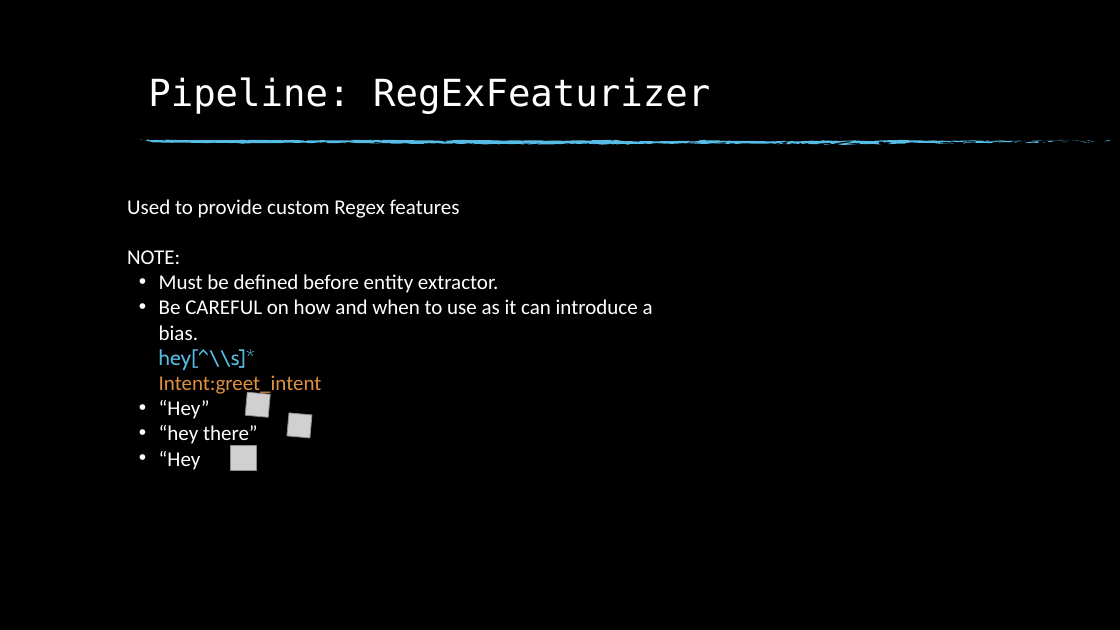
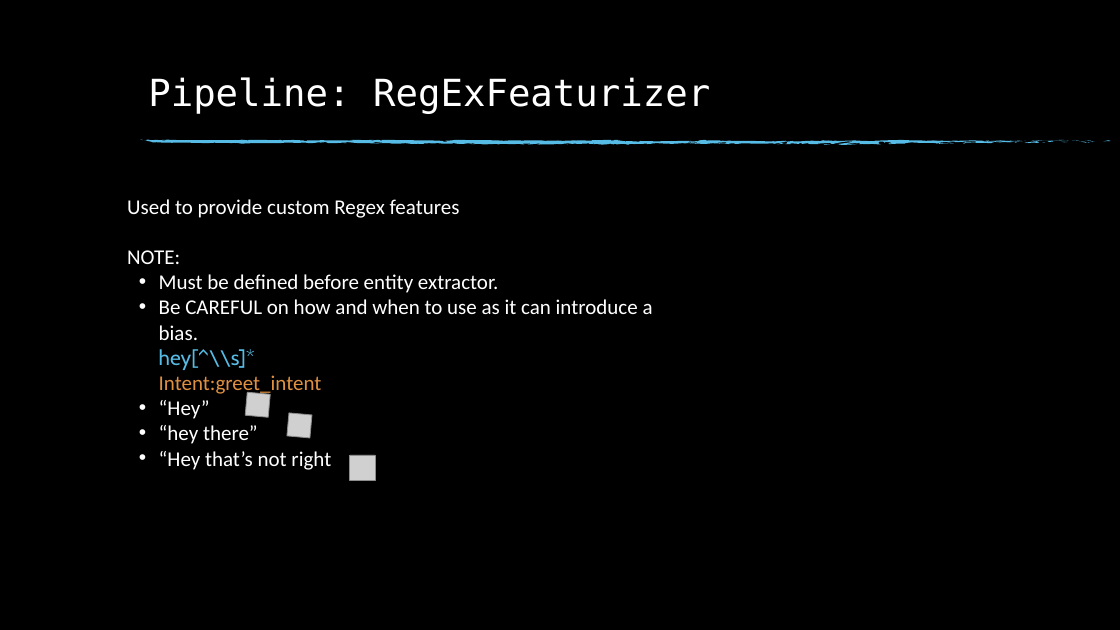
Before and after one commit to dinesh19aug/rasa-workshop, a slide deck: slide 50 of Natural Language Processing Workshop.pptx (slide 51 before the commit). Drawn at 1120x630 pixels with LibreOffice and Linux fonts; fonts in the diff are those of the drawing; grey boxes stand for pictures; background and template pictures are left out. Boxes give left, top, right and bottom in pixels: in the first picture for what was removed or moved away, otherwise in the second. Text is boxed around its words. In the diff, an @@ line names an element or a change of style, - is before the commit and + after.

```diff
--- a/Natural Language Processing Workshop.pptx
+++ b/Natural Language Processing Workshop.pptx
@@ text at [159,451,331,470]: text changed @@
-• “Hey
+• “Hey that’s not right
@@ picture: place and size @@
-picture at [231,446,256,471]
+picture at [350,455,375,481]
```
Also in this commit, not shown: 4 other slides changed, 1 slide removed, 1 other file.
